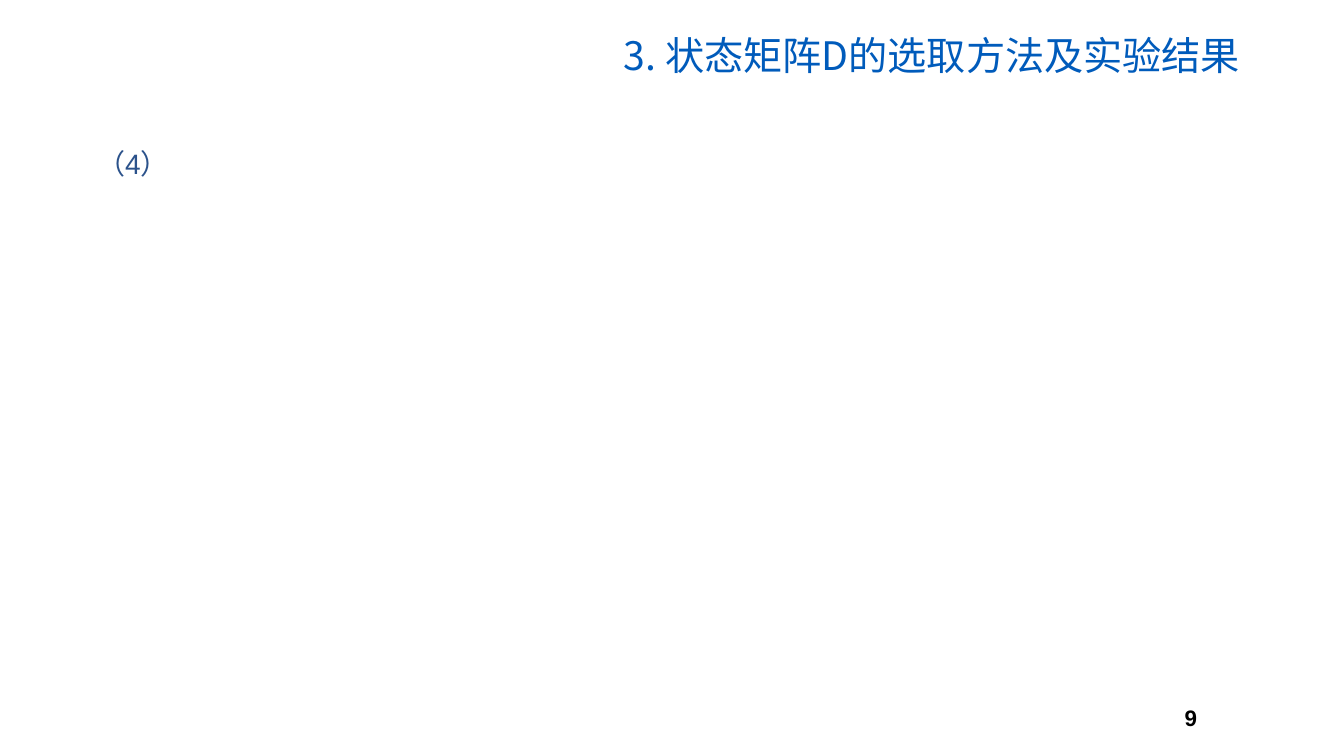
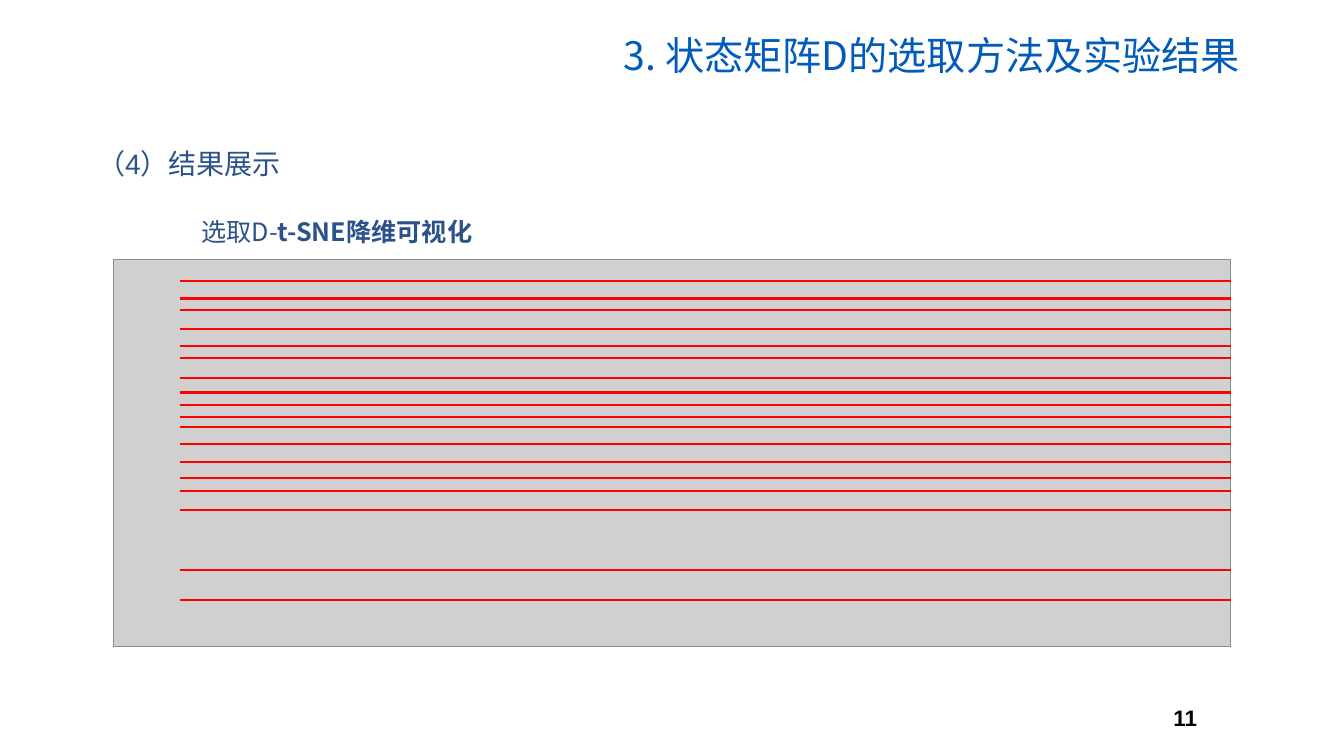
Before and after one commit to MMMMMz/SBM, a slide deck: slide 11 of SBM大作业汇报.pptx (slide 9 before the commit). Drawn at 1344x756 pixels with LibreOffice and Linux fonts; fonts in the diff are those of the drawing; grey boxes stand for pictures; background and template pictures are left out. Boxes give left, top, right and bottom in pixels: in the first picture for what was removed or moved away, otherwise in the second. Text is boxed around its words. In the diff, an @@ line names an element or a change of style, - is before the commit and + after.

```diff
--- a/SBM大作业汇报.pptx
+++ b/SBM大作业汇报.pptx
@@ text at bbox=[97, 150, 281, 177]: text changed @@
-（4）
+（4）结果展示
@@ text added at bbox=[202, 219, 473, 244], 18 pt, text #2B528B, bold @@
+选取D-t-SNE降维可视化
@@ picture added at bbox=[113, 260, 1231, 646] @@
@@ line added from (180, 281) to (1231, 281), #FF0000 1.5 pt @@
@@ line added from (180, 298) to (1231, 298), #FF0000 1.5 pt @@
@@ line added from (180, 311) to (1231, 311), #FF0000 1.5 pt @@
@@ line added from (180, 330) to (1231, 330), #FF0000 1.5 pt @@
@@ line added from (180, 346) to (1231, 346), #FF0000 1.5 pt @@
@@ line added from (180, 359) to (1231, 359), #FF0000 1.5 pt @@
@@ line added from (180, 378) to (1231, 378), #FF0000 1.5 pt @@
@@ line added from (180, 392) to (1231, 392), #FF0000 1.5 pt @@
@@ line added from (180, 405) to (1231, 405), #FF0000 1.5 pt @@
@@ line added from (180, 417) to (1231, 417), #FF0000 1.5 pt @@
@@ line added from (180, 427) to (1231, 427), #FF0000 1.5 pt @@
@@ line added from (180, 445) to (1231, 445), #FF0000 1.5 pt @@
@@ line added from (180, 462) to (1231, 462), #FF0000 1.5 pt @@
@@ line added from (180, 478) to (1231, 478), #FF0000 1.5 pt @@
@@ line added from (180, 491) to (1231, 491), #FF0000 1.5 pt @@
@@ line added from (180, 510) to (1231, 510), #FF0000 1.5 pt @@
@@ line added from (180, 571) to (1231, 571), #FF0000 1.5 pt @@
@@ line added from (180, 601) to (1231, 601), #FF0000 1.5 pt @@
@@ page number at bbox=[1173, 710, 1197, 726]: text changed @@
-9
+11
```
Also in this commit, not shown: 10 other slides changed, 1 slide added, 3 other files.
